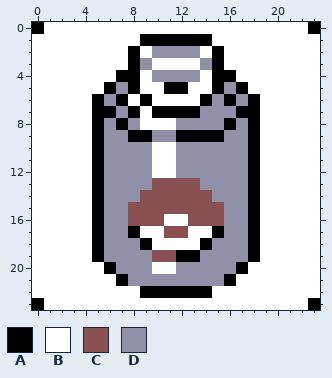
One commit to this pixel-art sprite: gfx/items/repel.png. Above: the version before the commit.
The file is 24x24 pixels.
Palette (. is transparent): A #000000  B #ffffff  C #885050  D #9090a8
Pixels before, first column x 0:
 0 ABBBBBBBBBBBBBBBBBBBBBBA
 1 BBBBBBBBBAAAAAABBBBBBBBB
 2 BBBBBBBBABDDDDBABBBBBBBB
 3 BBBBBBBBADBBBBDABBBBBBBB
 4 BBBBBBBAABDDDDBAABBBBBBB
 5 BBBBBBADABBAABBADABBBBBB
 6 BBBBBADABABBBBADADABBBBB
 7 BBBBBAADABAAAADDDAABBBBB
 8 BBBBBADADBBBDDDDADABBBBB
 9 BBBBBADDAADDAAAADDABBBBB
10 BBBBBADDDDBBDDDDDDABBBBB
11 BBBBBADDDDBBDDDDDDABBBBB
12 BBBBBADDDDBBDDDDDDABBBBB
13 BBBBBADDDDCCCCDDDDABBBBB
14 BBBBBADDDCCCCCCDDDABBBBB
15 BBBBBADDCCCCCCCCDDABBBBB
16 BBBBBADDCCCBBCCCDDABBBBB
17 BBBBBADDABBCCBBADDABBBBB
18 BBBBBADDDABBBBADDDABBBBB
19 BBBBBADDDDCCAADDDDABBBBB
20 BBBBBBADDDBBDDDDDABBBBBB
21 BBBBBBBADDDDDDDDABBBBBBB
22 BBBBBBBBBAAAAAABBBBBBBBB
23 ABBBBBBBBBBBBBBBBBBBBBBA
Now the later version:
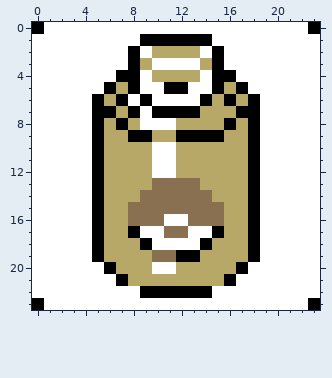
Edits made:
colour C: #885050 -> #887050
colour D: #9090a8 -> #b8a868
Changed places in both pictures, as pixel boxes (x1, y1, x2, y2):
changed: (104, 46, 248, 286)
